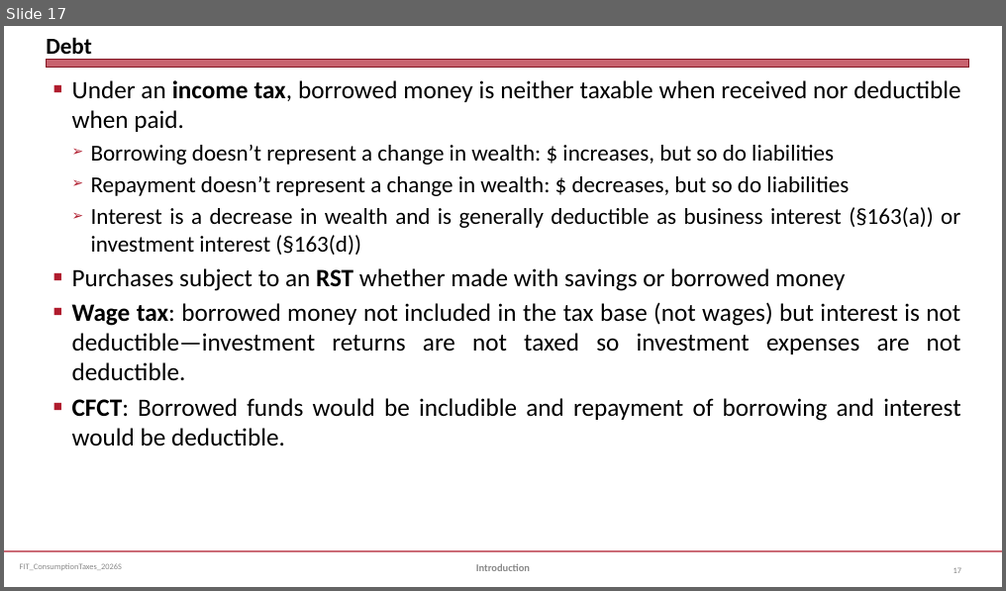
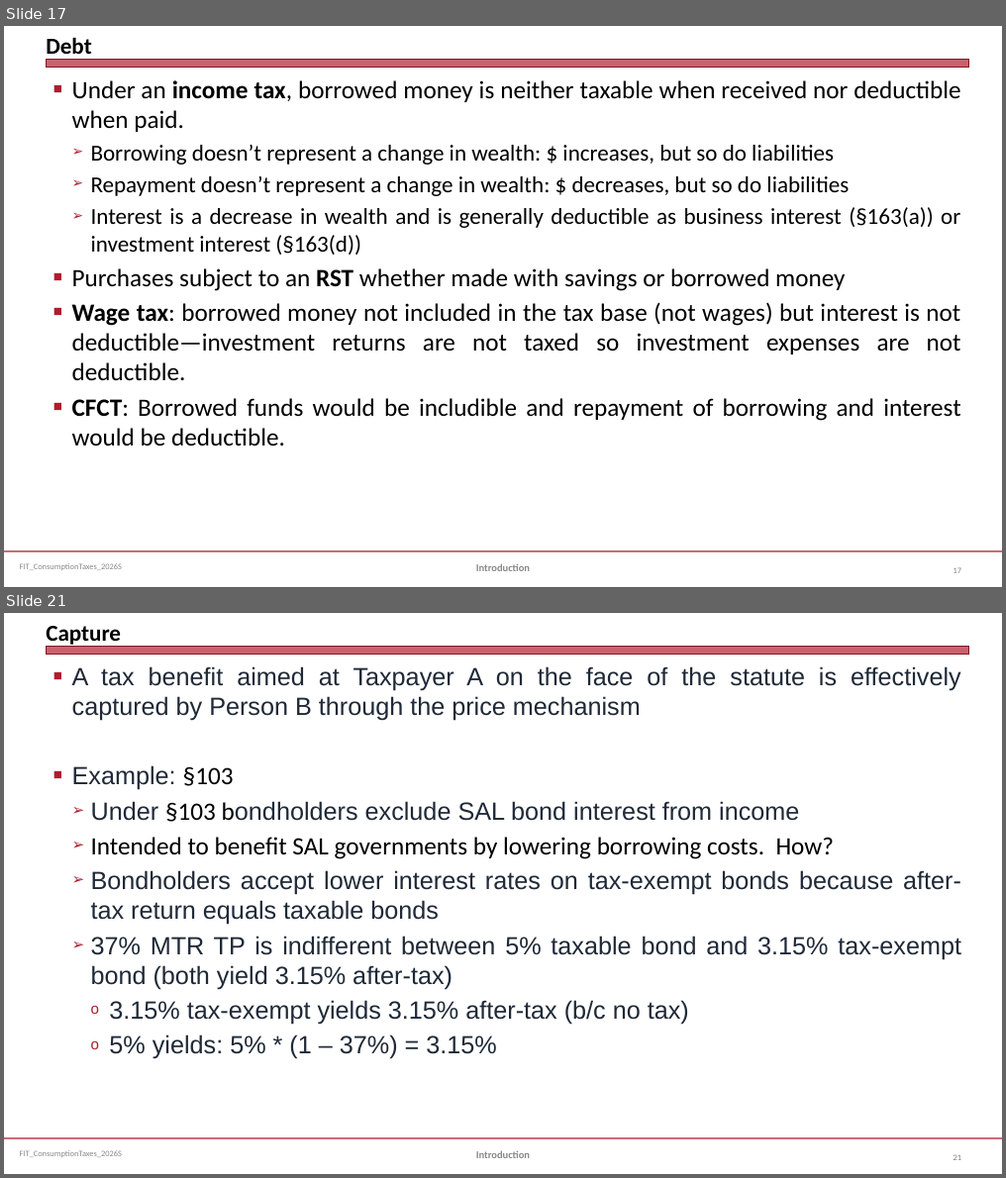
Before and after one commit to jmc877/Fed-Income-Tax, a slide deck: slides/FIT_ConsumptionTaxes_2026S.pptx. Shown one above the other, each under a label of ours: slide 17 before the commit, slides 17 and 21 after it; the slides between them are not shown. The pictures are 1006x591 and 1006x1178 pixels, drawn with LibreOffice and Linux fonts; fonts in the diff are those of the drawing. Boxes give left, top, right and bottom in pixels: in the first picture for what was removed or moved away, otherwise in the second. Text is boxed around its words. In the diff, an @@ line names an element or a change of style, - is before the commit and + after.

```diff
--- a/slides/FIT_ConsumptionTaxes_2026S.pptx
+++ b/slides/FIT_ConsumptionTaxes_2026S.pptx
@@ slide 21 added at [4, 613, 1002, 1174], background #FFFFFF; not listed: 3 template elements that a slide beside it also shows @@
@@ title added at [46, 626, 121, 648], 22 pt, text #000000, bold @@
+Capture
@@ text added at [72, 666, 961, 1059], 24 pt, text #1F2937 @@
+■ A tax benefit aimed at Taxpayer A on the face of the statute is effectively captured by Person B through the price mechanism
+■ Example: §103
+  ➢ Under §103 bondholders exclude SAL bond interest from income
+  ➢ Intended to benefit SAL governments by lowering borrowing costs. How?
+  ➢ Bondholders accept lower interest rates on tax-exempt bonds because after-tax return equals taxable bonds
+  ➢ 37% MTR TP is indifferent between 5% taxable bond and 3.15% tax-exempt bond (both yield 3.15% after-tax)
+    o 3.15% tax-exempt yields 3.15% after-tax (b/c no tax)
+    o 5% yields: 5% * (1 – 37%) = 3.15%
@@ text added at [476, 1151, 530, 1158], 10 pt, text #898989, bold @@
+Introduction
@@ page number added at [953, 1155, 961, 1160], 8 pt, text #808080 @@
+21
```
Also in this commit, not shown: 5 slides changed, 3 other slides added, 24 other files.
